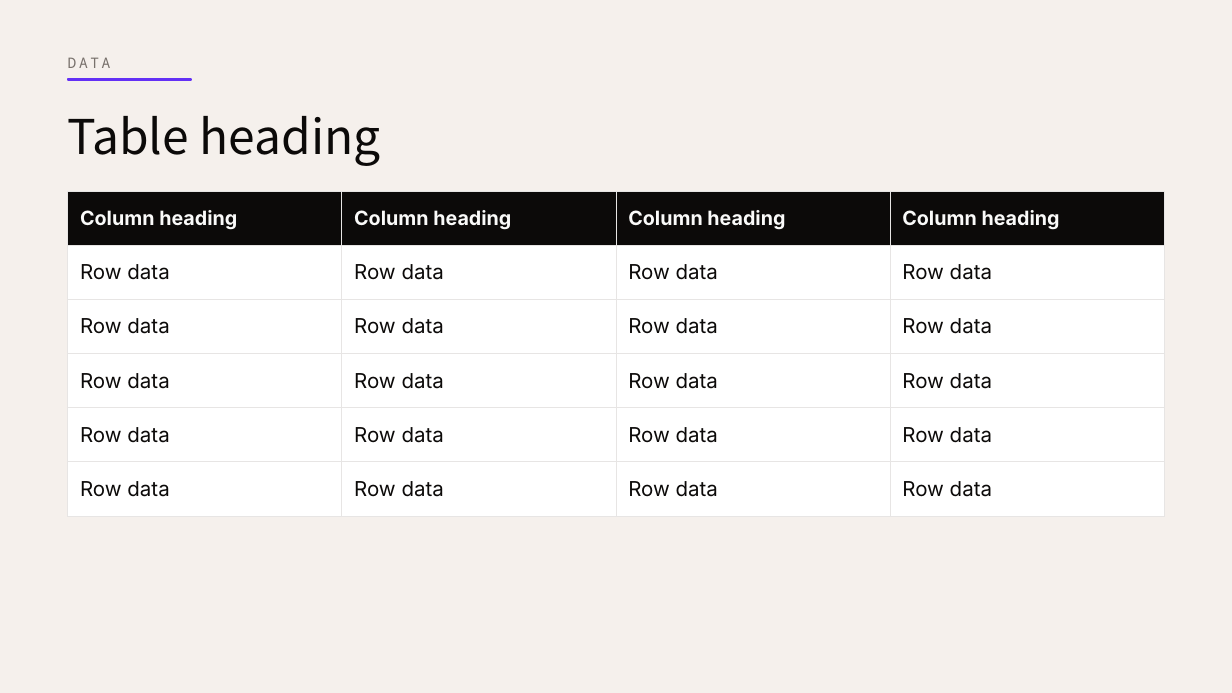
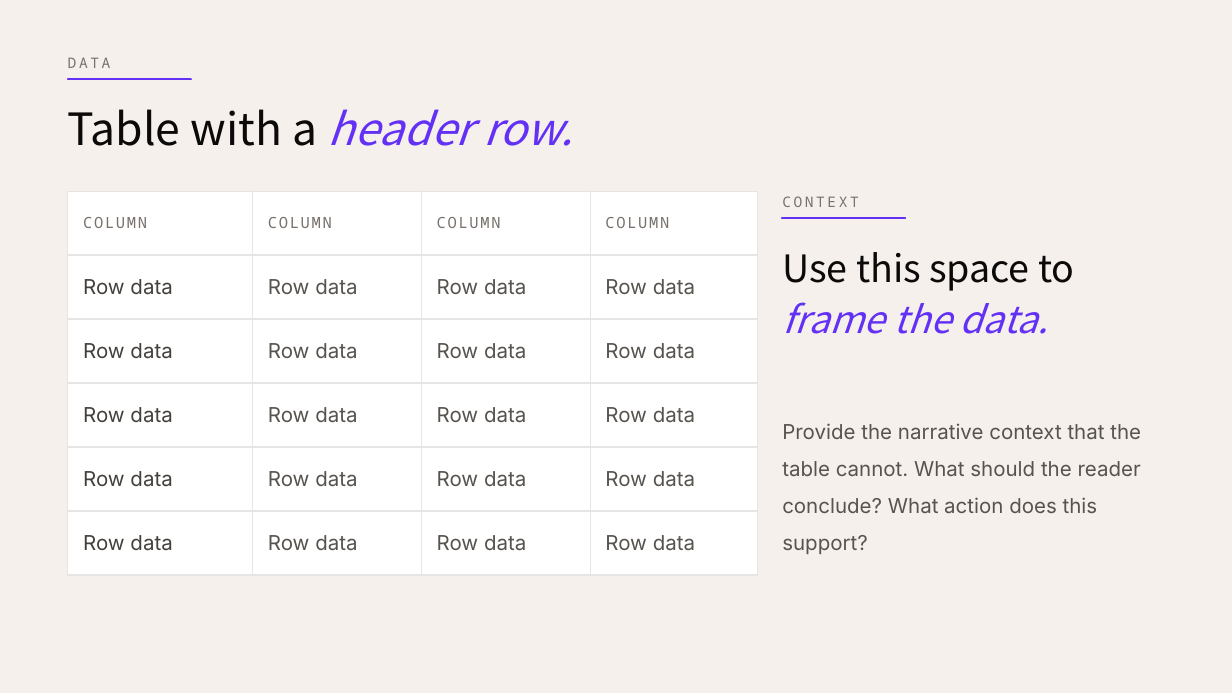
Before and after one commit to free-agent83/nivoda-brand, a slide deck: slide 10 of Nivoda-Brand-Template.pptx. Drawn at 1232x693 pixels with LibreOffice and Linux fonts; fonts in the diff are those of the drawing. Boxes give left, top, right and bottom in pixels: in the first picture for what was removed or moved away, otherwise in the second. Text is boxed around its words. In the diff, an @@ line names an element or a change of style, - is before the commit and + after.

```diff
--- a/Nivoda-Brand-Template.pptx
+++ b/Nivoda-Brand-Template.pptx
@@ text at (68,109,573,146): text changed; size 28 to 26 pt @@
-Table heading
+Table with a header row.
@@ text "Table with a header row." at (68,109,573,146): vertical alignment middle to top @@
@@ table at (68,191,758,555) @@
-row 1: Column heading | Column heading | Column heading | Column heading
+row 1: COLUMN | COLUMN | COLUMN | COLUMN
@@ fill #0C0A09 to #FFFFFF in row 1 @@
@@ text colour #0C0A09 to #44403C in "Row data", "Row data", "Row data", "Row data" and 1 more places @@
@@ text colour #0C0A09 to #57534E in "Row data", "Row data", "Row data", "Row data" and 11 more places @@
@@ table: place and size @@
-table at (68,191,1167,622)
+table at (68,191,758,555)
@@ text added at (782,196,859,207), 8.5 pt, text #78716C @@
+CONTEXT
@@ rectangle added at (782,218,906,219), fill #6330F5, outline #6330F5 1 pt @@
@@ rectangle added at (68,255,758,256), fill #E7E5E4, outline #E7E5E4 1 pt @@
@@ text added at (782,252,1074,334), 22 pt, text #0C0A09 @@
+Use this space to frame the data.
@@ rectangle added at (68,319,758,320), fill #E7E5E4, outline #E7E5E4 1 pt @@
@@ rectangle added at (68,383,758,384), fill #E7E5E4, outline #E7E5E4 1 pt @@
@@ rectangle added at (68,447,758,448), fill #E7E5E4, outline #E7E5E4 1 pt @@
@@ text added at (782,423,1141,554), 12 pt, text #57534E @@
+Provide the narrative context that the table cannot. What should the reader conclude? What action does this support?
@@ rectangle added at (68,511,758,513), fill #E7E5E4, outline #E7E5E4 1 pt @@
@@ rectangle added at (68,575,758,577), fill #E7E5E4, outline #E7E5E4 1 pt @@
```
Also in this commit, not shown: 2 other slides changed, 5 slides added, 2 other files.
